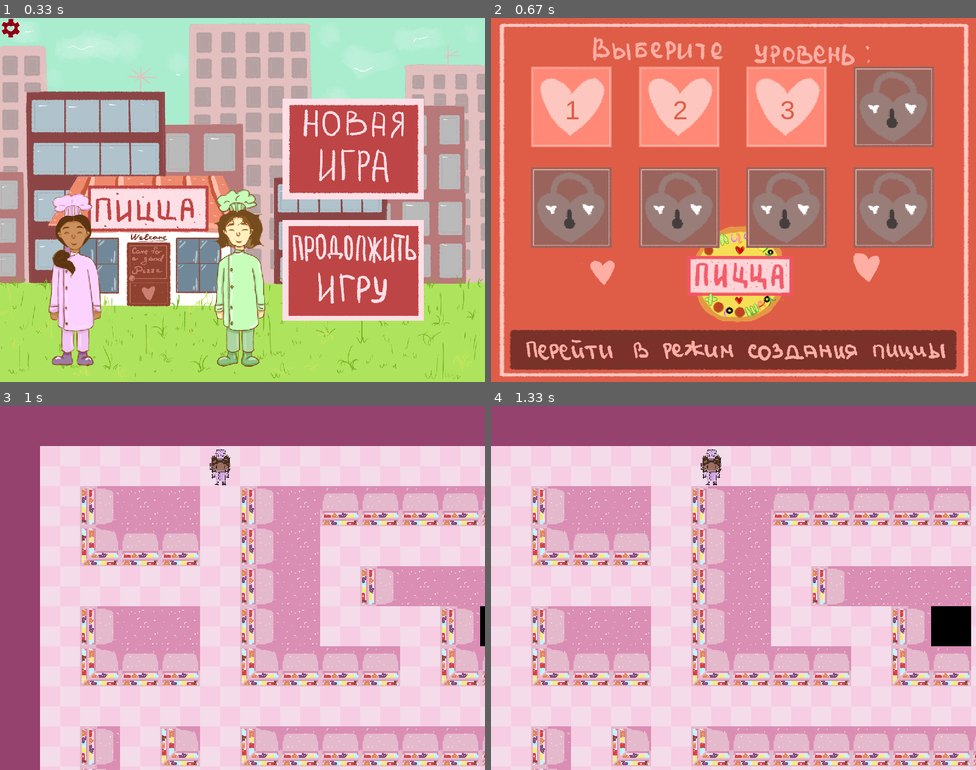
Above: before the commit, frames 1-4 (two rows, left to right).
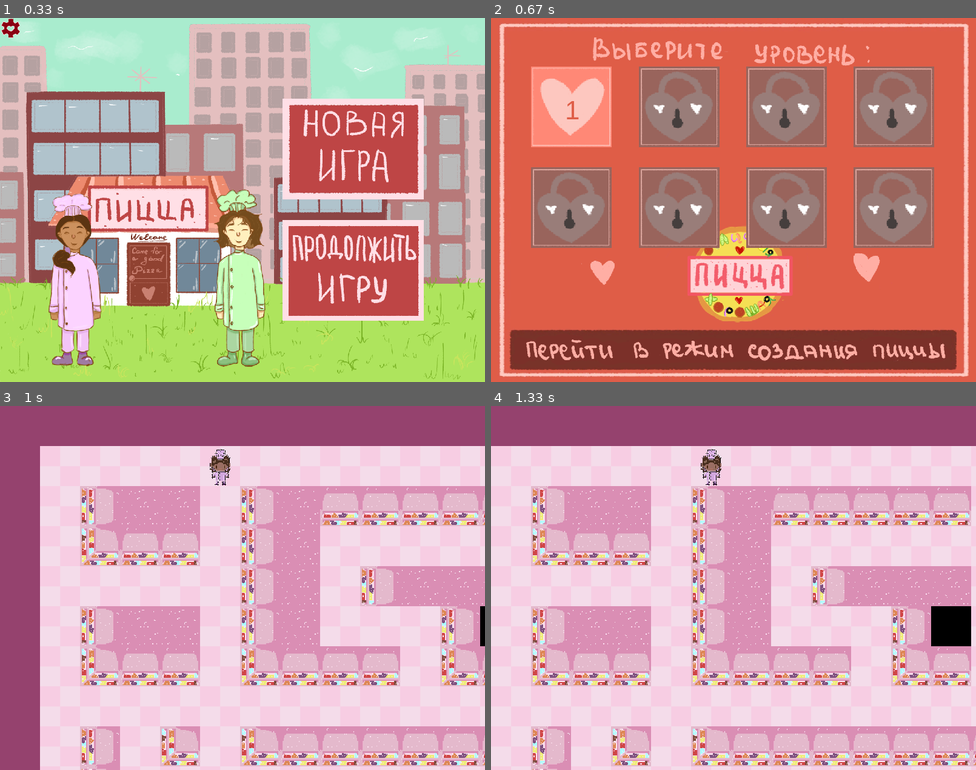
Above: after the commit, the same moments.

Repository: KsenyaShestakova/pygame_project
Game: pygame game, started from 1.py
The game is run twice, just before and just after one commit, with the same random seed, the same clock (stepped at 60 frames per second) and the same inputs.
Inputs (mouse positions are in pixels of both pictures, inside the frame that each line leads up to):
- Up to frame 1 (0.33 s): no input
- Up to frame 2 (0.67 s): click (845, 269) at 0.38 s
- Up to frame 3 (1 s): click (77, 493) at 0.72 s
- Up to frame 4 (1.33 s): hold Right from 1 s (still down); move the mouse to (888, 577) at 1.03 s

Frame 1 is identical in both runs. In frame 2, 7.4% of the frame differs, in the area x 30-70%, y 13-36%; in frame 3, nothing differs; in frame 4, nothing differs.

Commit message:
Кнопочки работают

Diff:
--- a/1.py
+++ b/1.py
@@ -1,12 +1,13 @@
 import sys
 
 import pygame
+
+from SCREEN_menu import new_game, game, FIRST_LEVEL, SECOND_LEVEL, THIRD_LEVEL, FOURTH_LEVEL
 from load_img import load_image
 from file_with_const import size, HEIGHT, WIDTH, \
     all_sprites, btns, settings_spr, tiles_group, player_group, menu_running, FPS, levels, pers_size, \
     tile_width, tile_height, tile_images, screen, clock
 from SCREEN_menu import menu
-from new_game import new_game
 from SCREEN_start import start_screen
 from SCREEN_story import story
 from terminate import terminate
@@ -127,10 +128,12 @@
 
 
 if start_screen(screen) == 'new game':
-    new_game()
+    new_game('open_levels.txt')
     story(screen)
 
 while menu_running:
+    game('open_levels.txt')
+    print(FIRST_LEVEL, SECOND_LEVEL, THIRD_LEVEL, FOURTH_LEVEL)
     level = menu(screen)
 
     level_map = load_level(levels[level])
--- a/SCREEN_menu.py
+++ b/SCREEN_menu.py
@@ -1,13 +1,55 @@
 import pygame
 
+import file_new
 from buttons import Buttons
 from file_with_const import WIDTH, HEIGHT, btns, all_sprites, clock, FPS, lvl_btn
 from load_img import load_image
-from file_new import FIRST_LEVEL, SECOND_LEVEL, THIRD_LEVEL, FIFTH_LEVEL,\
-    FOURTH_LEVEL, SIXTH_LEVEL, SEVENTH_LEVEL, EIGHT_LEVEL
+
 from terminate import terminate
 
 pygame.init()
+
+FIRST_LEVEL = False
+SECOND_LEVEL = False
+THIRD_LEVEL = False
+FOURTH_LEVEL = False
+FIFTH_LEVEL = False
+SIXTH_LEVEL = False
+SEVENTH_LEVEL = False
+EIGHT_LEVEL = False
+
+OLD_GAME = None
+
+
+def change_is_open(filename, level: int):
+    global OLD_GAME
+    with open(filename, 'w') as file:
+        OLD_GAME[level - 1] = 1
+        file.write(' '.join(OLD_GAME))
+
+
+def new_game(filename):
+    with open(filename, 'w') as file:
+        file.write('0 0 0 0 0 0 0 0')
+
+
+def game(filename):
+    global FIRST_LEVEL, SECOND_LEVEL, THIRD_LEVEL, FIFTH_LEVEL,\
+        FOURTH_LEVEL, SIXTH_LEVEL, SEVENTH_LEVEL, EIGHT_LEVEL, OLD_GAME
+    with open(filename, 'r') as file:
+        levels = list(line.split() for line in file)
+    levels = list(map(int, levels[0]))
+
+    FIRST_LEVEL = levels[0]
+    SECOND_LEVEL = levels[1]
+    THIRD_LEVEL = levels[2]
+    FOURTH_LEVEL = levels[3]
+    FIFTH_LEVEL = levels[4]
+    SIXTH_LEVEL = levels[5]
+    SEVENTH_LEVEL = levels[6]
+    EIGHT_LEVEL = levels[7]
+
+    OLD_GAME = levels
 
 
 def menu(surface):
@@ -28,6 +70,7 @@
             for el in lvl_btn:
                 lvl = el.update(event)
                 if lvl:
+                    file_new.LEVEL_NOW = lvl
                     return lvl
         pygame.display.flip()
         clock.tick(FPS)
@@ -62,10 +105,10 @@
 
 
 class LevelBtn(Buttons):
-    level_img_otkr = 'open_level.png'
+    level_img_otkr = 'BUTTON_open_level.png'
     level_img_not_otkr = "close_level.png"
 
-    def __init__(self, coords: tuple, transform: tuple, lvl_number, is_open):
+    def __init__(self, coords: tuple[int, int], transform: tuple[int, int], lvl_number, is_open):
         if is_open:
             img = LevelBtn.level_img_otkr
         else:
--- a/file_new.py
+++ b/file_new.py
@@ -1,12 +1 @@
-OLD_GAME = False
-
-FIRST_LEVEL = True
-SECOND_LEVEL = True
-THIRD_LEVEL = False
-FOURTH_LEVEL = False
-FIFTH_LEVEL = False
-SIXTH_LEVEL = False
-SEVENTH_LEVEL = False
-EIGHT_LEVEL = False
-
 LEVEL_NOW = None
--- a/new_game.py
+++ b/new_game.py
@@ -10,15 +10,3 @@
     file_new.SIXTH_LEVEL = False
     file_new.SEVENTH_LEVEL = False
     file_new.EIGHT_LEVEL = False
-import file_new
-
-
-def new_game():
-    file_new.FIRST_LEVEL = False
-    file_new.SECOND_LEVEL = False
-    file_new.THIRD_LEVEL = False
-    file_new.FOURTH_LEVEL = False
-    file_new.FIFTH_LEVEL = False
-    file_new.SIXTH_LEVEL = False
-    file_new.SEVENTH_LEVEL = False
-    file_new.EIGHT_LEVEL = False
--- /dev/null
+++ b/open_levels.txt
@@ -0,0 +1 @@
+0 0 0 0 0 0 0 0
Renamed: data/open_level.png -> data/BUTTON_open_level.png
Renamed: data/open_level_change.png -> data/BUTTON_open_level_change.png
